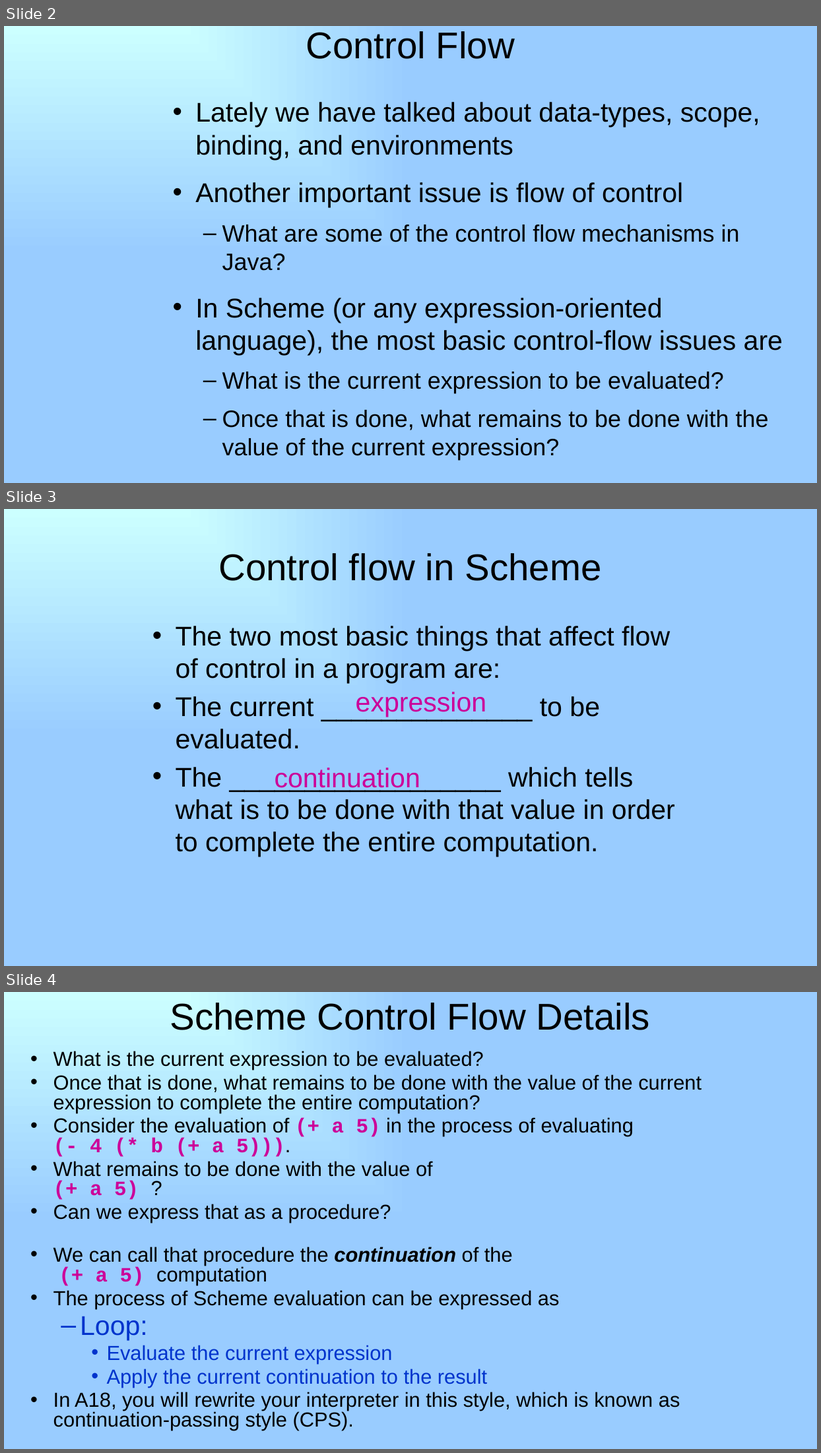
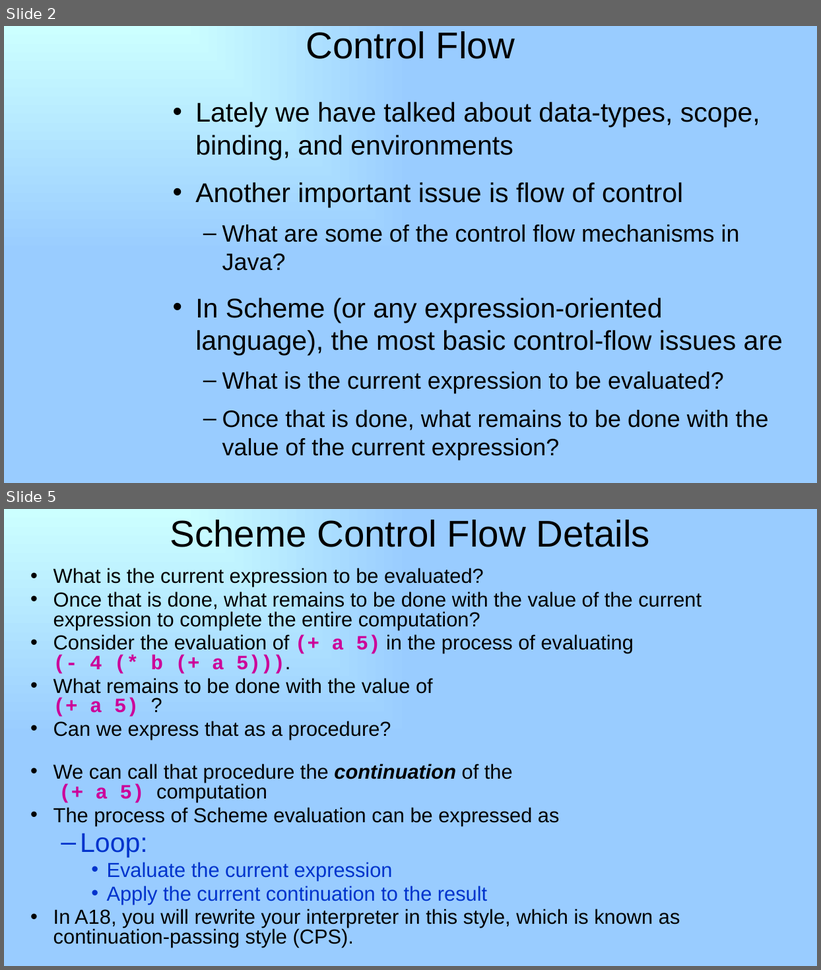
Before and after one commit to RHIT-CSSE/csse304, a slide deck: ClassMaterials/Continuations/21-continuations-and-CPS.pptx. Shown one above the other, each under a label of ours: slides 2, 3 and 4 before the commit, slides 2 and 5 after it; the slides between them are not shown. The pictures are 821x1453 and 821x970 pixels, drawn with LibreOffice and Linux fonts; fonts in the diff are those of the drawing. Boxes give left, top, right and bottom in pixels: in the first picture for what was removed or moved away, otherwise in the second. Text is boxed around its words. In the diff, an @@ line names an element or a change of style, - is before the commit and + after.

```diff
--- a/ClassMaterials/Continuations/21-continuations-and-CPS.pptx
+++ b/ClassMaterials/Continuations/21-continuations-and-CPS.pptx
@@ slide 3 removed at box(4, 509, 817, 966), background gradient #CCFFFF to #99CCFF @@
@@ title removed at box(218, 553, 601, 581) @@
-Control flow in Scheme
@@ text removed at box(176, 626, 675, 857) @@
-• The two most basic things that affect flow of control in a program are:
-• The current ______________ to be evaluated.
-• The __________________ which tells what is to be done with that value in order to complete the entire computation.
@@ text removed at box(356, 692, 487, 717) @@
-expression
@@ text removed at box(275, 768, 420, 793) @@
-continuation
@@ what was slide 4 is now slide 5 @@
```
Also in this commit, not shown: 2 slides added, 1 other file.
